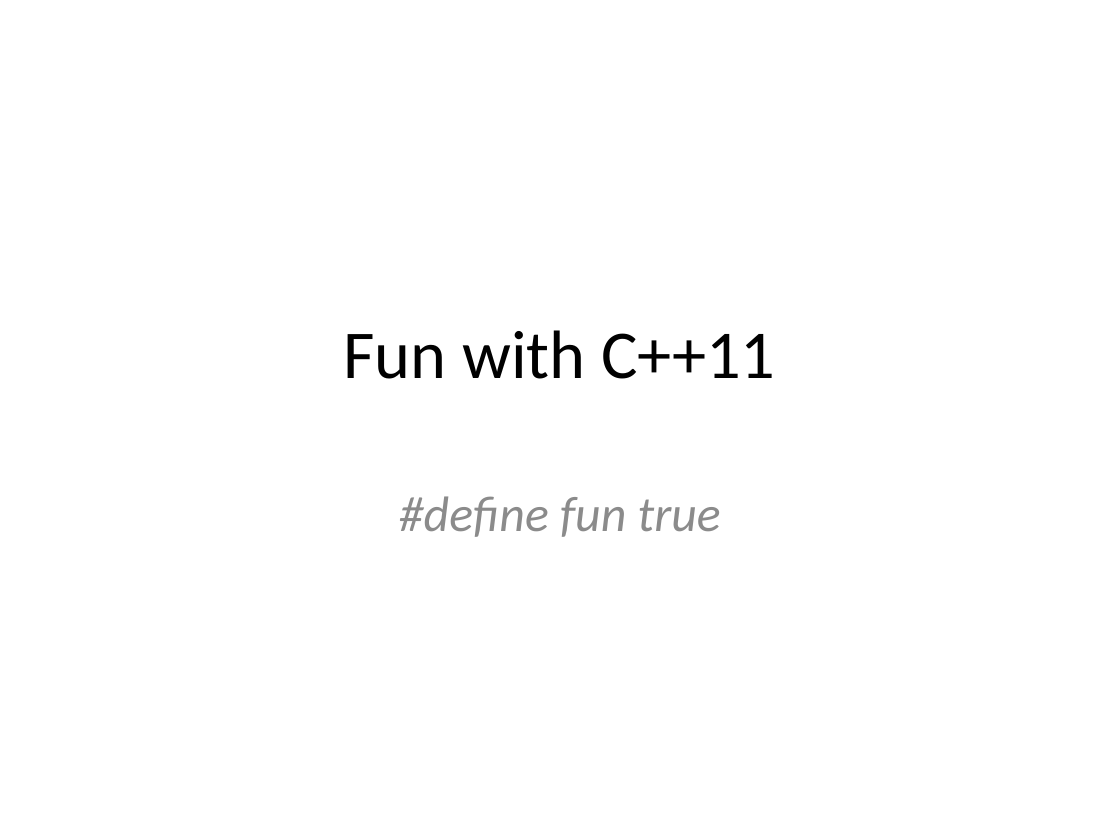
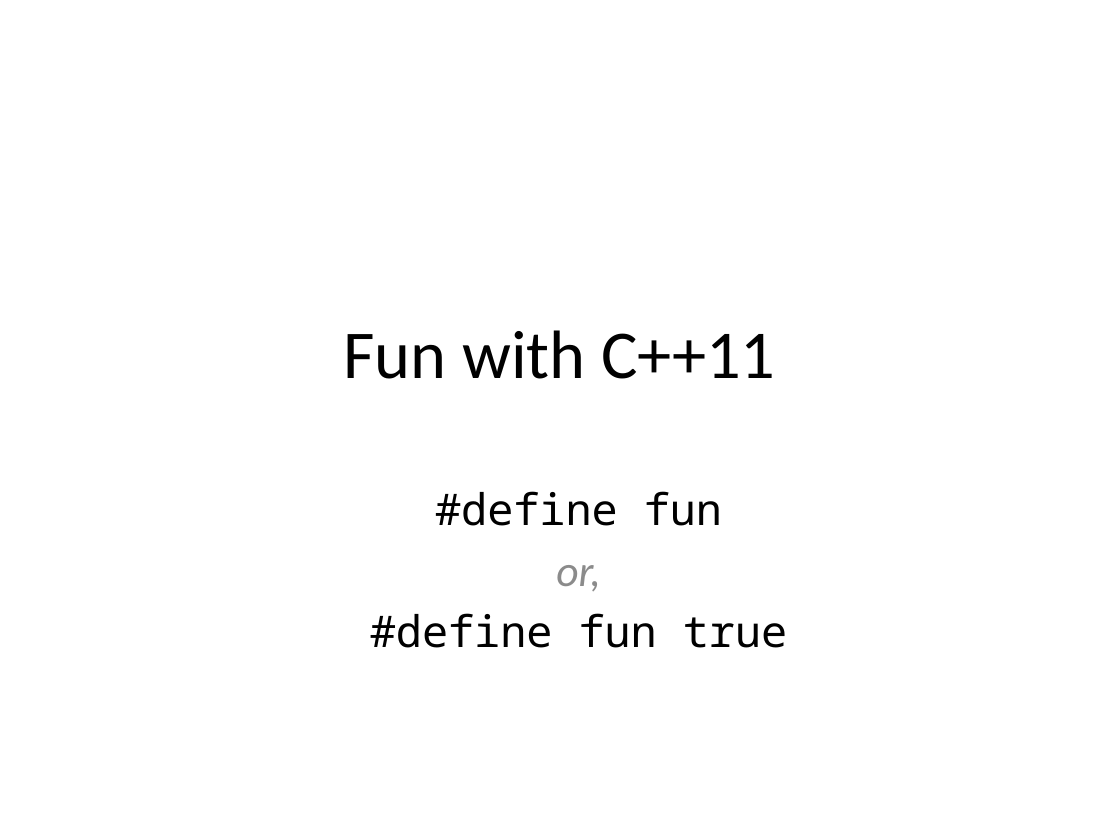
Before and after one commit to fellmad/FunWithCpp11, a slide deck: slide 1 of doc/Fun_with_C++11.pptx. Drawn at 1120x840 pixels with LibreOffice and Linux fonts; fonts in the diff are those of the drawing. Boxes give left, top, right and bottom in pixels: in the first picture for what was removed or moved away, otherwise in the second. Text is boxed around its words. In the diff, an @@ line names an element or a change of style, - is before the commit and + after.

```diff
--- a/doc/Fun_with_C++11.pptx
+++ b/doc/Fun_with_C++11.pptx
@@ subtitle "#define fun": place and size @@
-subtitle "#define fun" at bbox=[399, 496, 721, 537]
+subtitle "#define fun" at bbox=[370, 491, 787, 648]
@@ subtitle at bbox=[435, 491, 722, 591]: paragraphs added @@
+#define fun
+or,
@@ subtitle at bbox=[370, 613, 787, 648]: size 32 to 28 pt, font Calibri to Noto Sans Mono, text colour #8C8C8C to #000000, italic off in "#define fun true" @@
```
Also in this commit, not shown: 10 other slides changed, 5 slides added, 3 slides removed, 1 other file.
